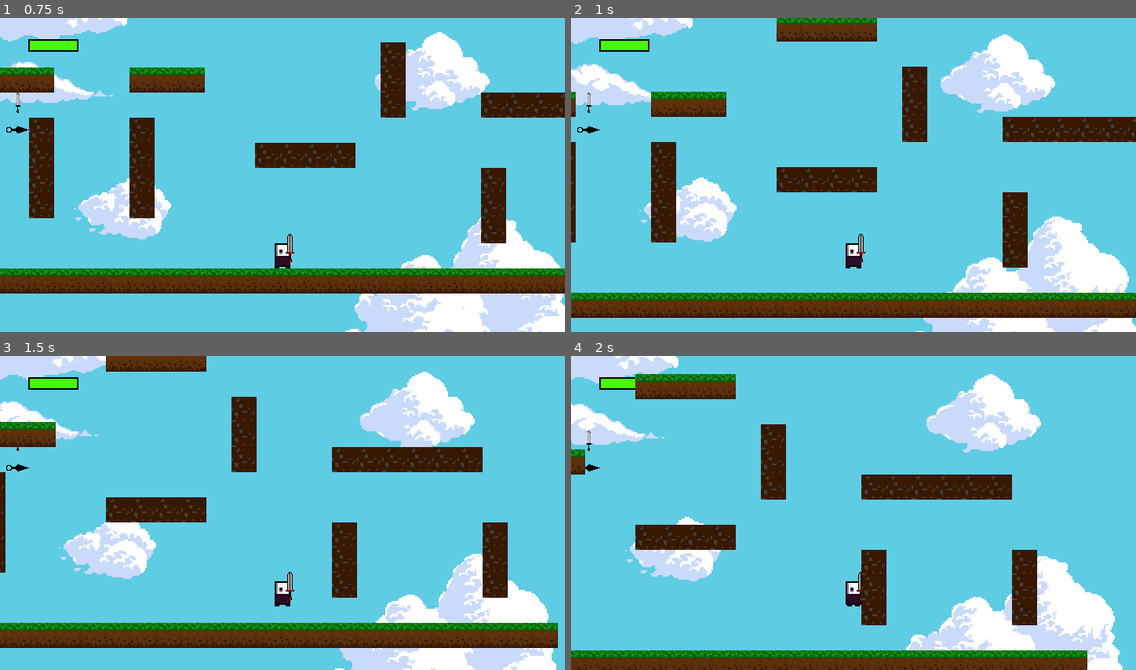
Above: before the commit, frames 1-4 (two rows, left to right).
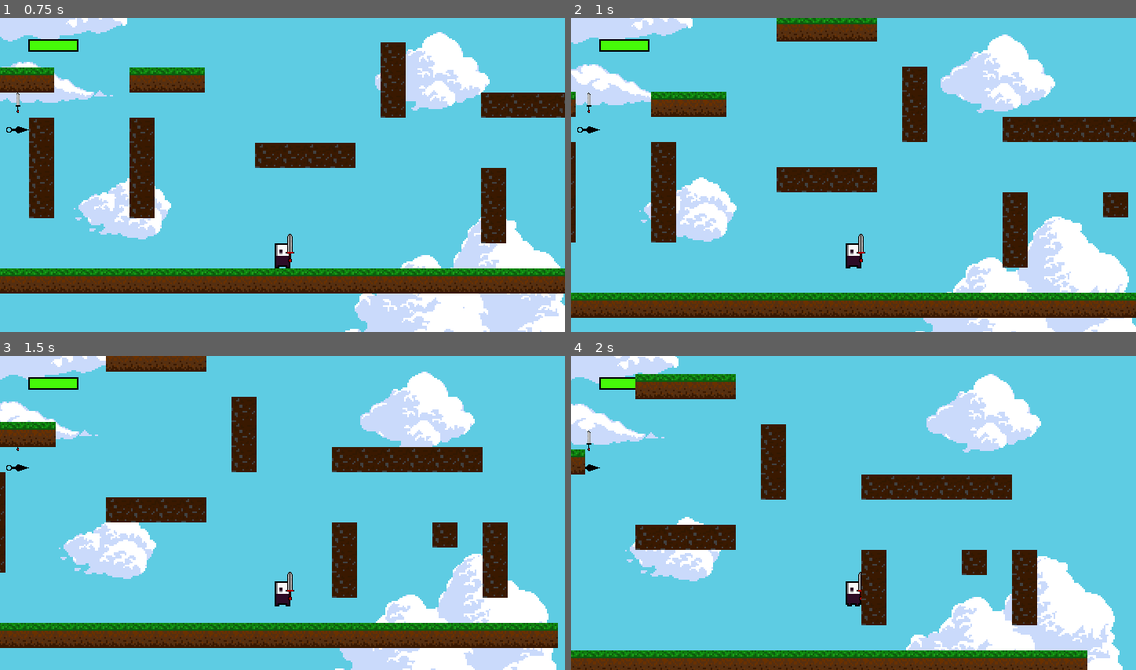
Above: after the commit, the same moments.

Repository: Lordgard78230/Platformer
Game: Godot game, scene res://scenes/levels/TestLevel.tscn
The game is run twice, just before and just after one commit, with the same random seed, the same clock (stepped at 60 frames per second) and the same inputs. This scene is started directly instead of the project's main scene.
Inputs (mouse positions are in pixels of both pictures, inside the frame that each line leads up to):
- Up to frame 1 (0.75 s): move the mouse to (406, 159) at 0.52 s; hold D (move_right) from 0.53 s (still down); tap 8 (eight) at 0.6 s
- Up to frame 2 (1 s): keep holding D (move_right); tap Space (jump) at 0.77 s
- Up to frame 3 (1.5 s): keep holding D (move_right); move the mouse to (169, 528) at 1.27 s; tap 5 (five) at 1.35 s
- Up to frame 4 (2 s): keep holding D (move_right); tap Space (jump) at 1.52 s

Frame 1 is identical in both runs. In frame 2, 0.4% of the frame differs, in the area x 94-99%, y 55-64%; in frame 3, 0.4%; in frame 4, 0.4%.

Commit message:
Update TestLevel.tscn

Diff:
--- a/Plaformer/scenes/levels/TestLevel.tscn
+++ b/Plaformer/scenes/levels/TestLevel.tscn
@@ -14,7 +14,7 @@
 position = Vector2( 144, 184 )
 
 [node name="TileMap" parent="." instance=ExtResource( 1 )]
-tile_data = PoolIntArray( -720882, 4, 0, -655346, 4, 0, -655 …(510 unchanged characters)…  4, 0, 524292, 4, 0, 524306, 4, 0, 524312, 4, 0, 589824, 4, 0, 589828, 4, 0, 589 …(515 unchanged characters)…
+tile_data = PoolIntArray( -720882, 4, 0, -655346, 4, 0, -655 …(510 unchanged characters)…  4, 0, 524292, 4, 0, 524306, 4, 0, 524310, 4, 0, 524312, 4, 0, 589824, 4, 0, 589828, 4, 0, 589 …(515 unchanged characters)…
 
 [node name="Plaformer1" parent="." instance=ExtResource( 2 )]
 tile_data = PoolIntArray( 65545, 0, 0, 65546, 0, 0, 65547, 0, 0, 65548, 0, 0, 327676, 0, 0, 327677, 0, 0, 327678, 0, 0, 327679, 0, 0, 262144, 0, 0, 262148, 0, 0, 262149, 0, 0, 262150, 0, 0 )
